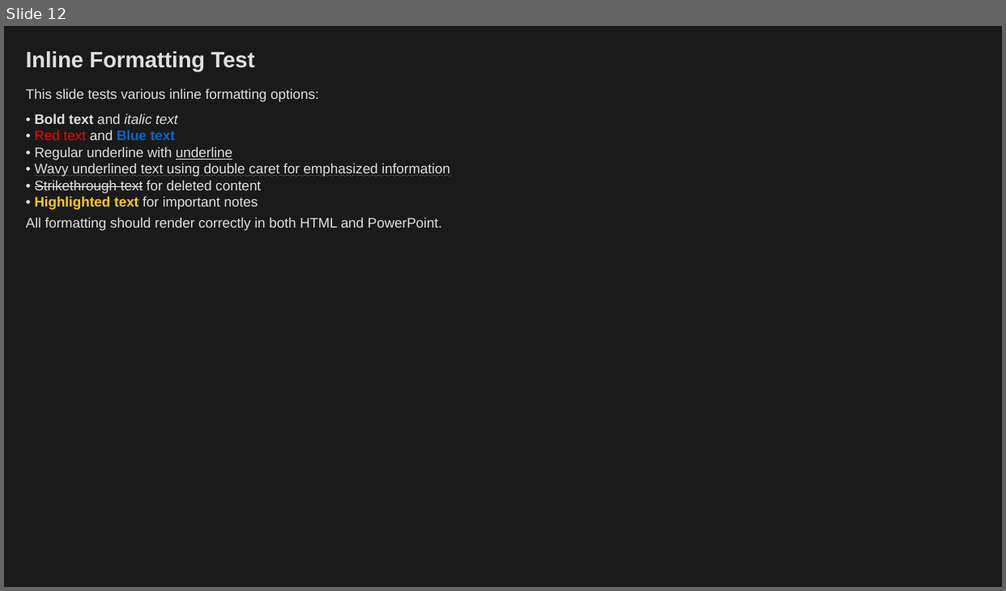
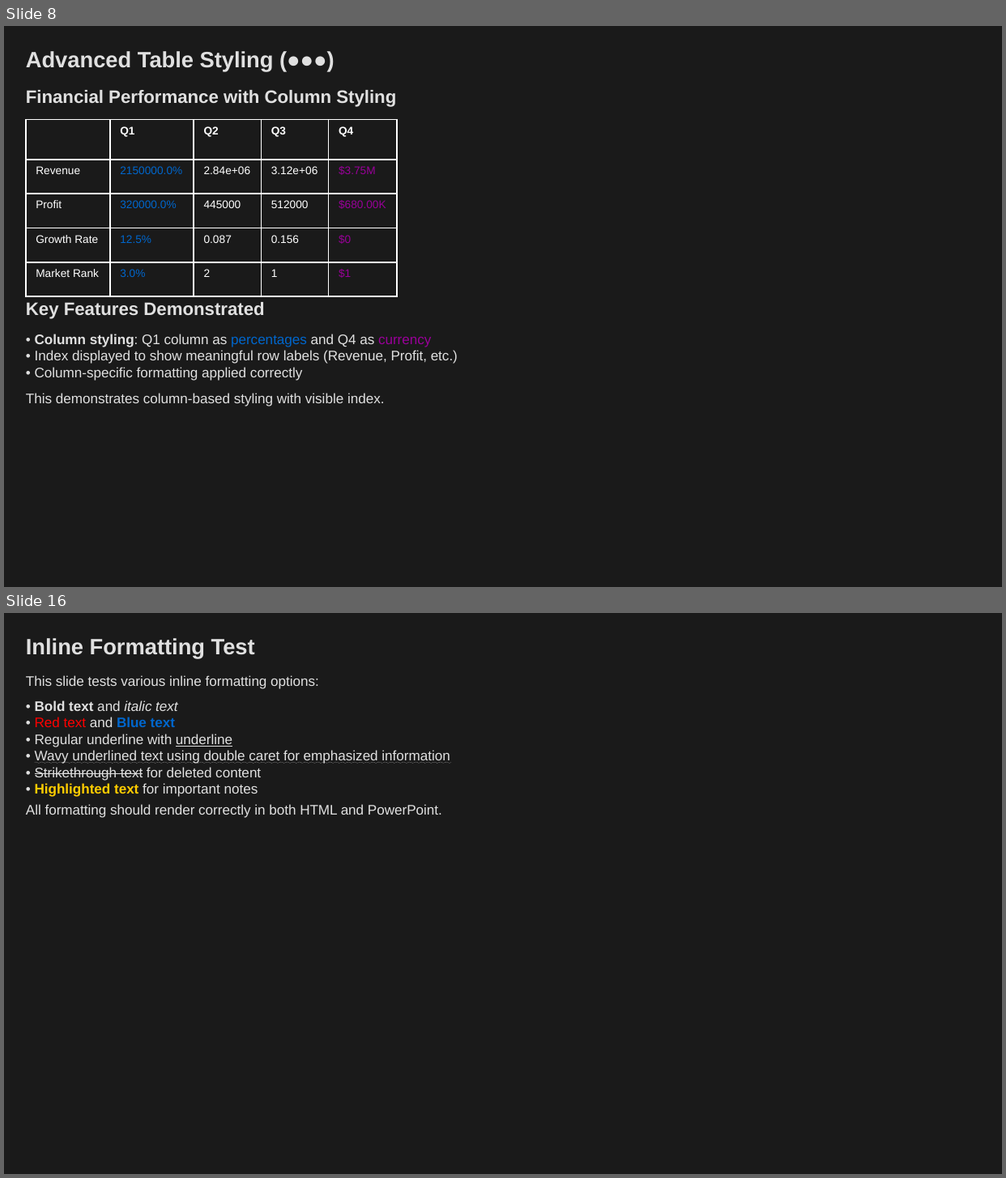
Before and after one commit to louisazhou/slidegenerator, a slide deck: output/notebook_example_dark.pptx. Shown one above the other, each under a label of ours: slide 12 before the commit, slides 8 and 16 after it; the slides between them are not shown. The pictures are 1006x591 and 1006x1178 pixels, drawn with LibreOffice and Linux fonts; fonts in the diff are those of the drawing. Boxes give left, top, right and bottom in pixels: in the first picture for what was removed or moved away, otherwise in the second. Text is boxed around its words. In the diff, an @@ line names an element or a change of style, - is before the commit and + after.

Commit message:
add counter toc on titles; improve how we style dataframe tables

```diff
--- a/output/notebook_example_dark.pptx
+++ b/output/notebook_example_dark.pptx
@@ slide 8 added at [4,26,1002,587], background #1A1A1A @@
@@ text added at [26,51,274,72], 16 pt, text #E0E0E0, bold @@
+Advanced Table Styling (●●●)
@@ text added at [26,90,396,107], 13 pt, text #E0E0E0, bold @@
+Financial Performance with Column Styling
@@ table added at [26,120,398,292], 5 rows, 5 columns @@
+ | Q1 | Q2 | Q3 | Q4
+Revenue | 2150000.0% | 2.84e+06 | 3.12e+06 | $3.75M
+Profit | 320000.0% | 445000 | 512000 | $680.00K
+Growth Rate | 12.5% | 0.087 | 0.156 | $0
+Market Rank | 3.0% | 2 | 1 | $1
@@ text added at [26,302,264,319], 13 pt, text #E0E0E0, bold @@
+Key Features Demonstrated
@@ text added at [35,334,458,381], 10 pt, text #E0E0E0 @@
+• Column styling: Q1 column as percentages and Q4 as currency
+• Index displayed to show meaningful row labels (Revenue, Profit, etc.)
+• Column-specific formatting applied correctly
@@ text added at [26,393,385,407], 10 pt, text #E0E0E0 @@
+This demonstrates column-based styling with visible index.
@@ what was slide 12 is now slide 16 @@
```
Also in this commit, not shown: 9 slides changed, 4 other slides added, 1 slide removed, 28 other files.
